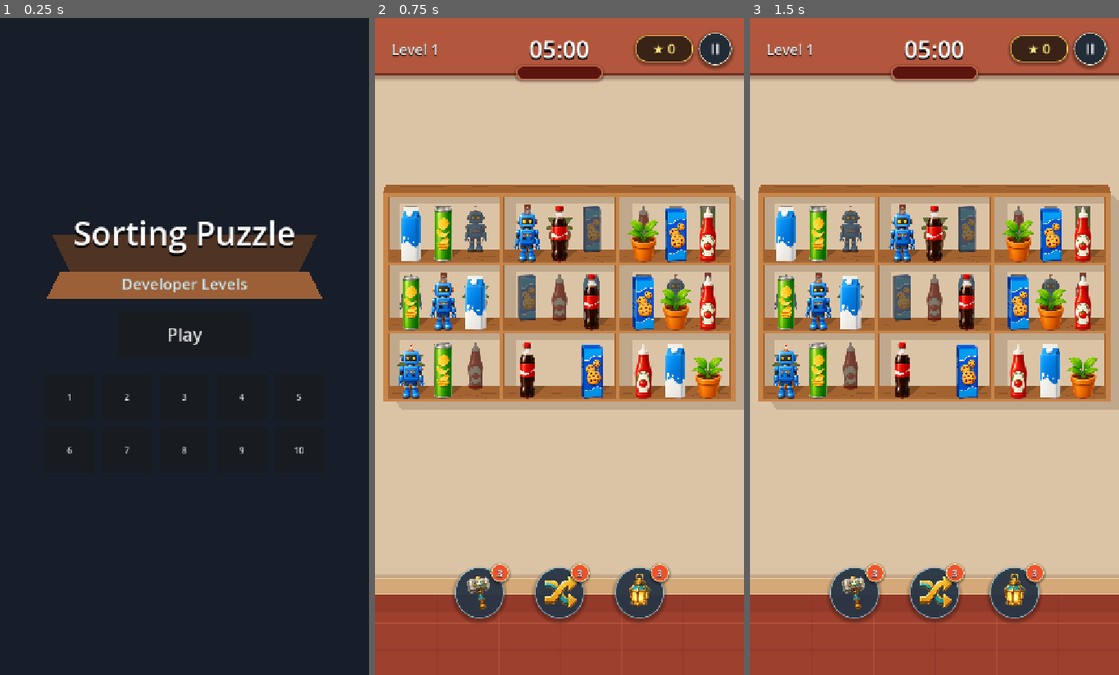
Above: before the commit, frames 1-3 (left to right).
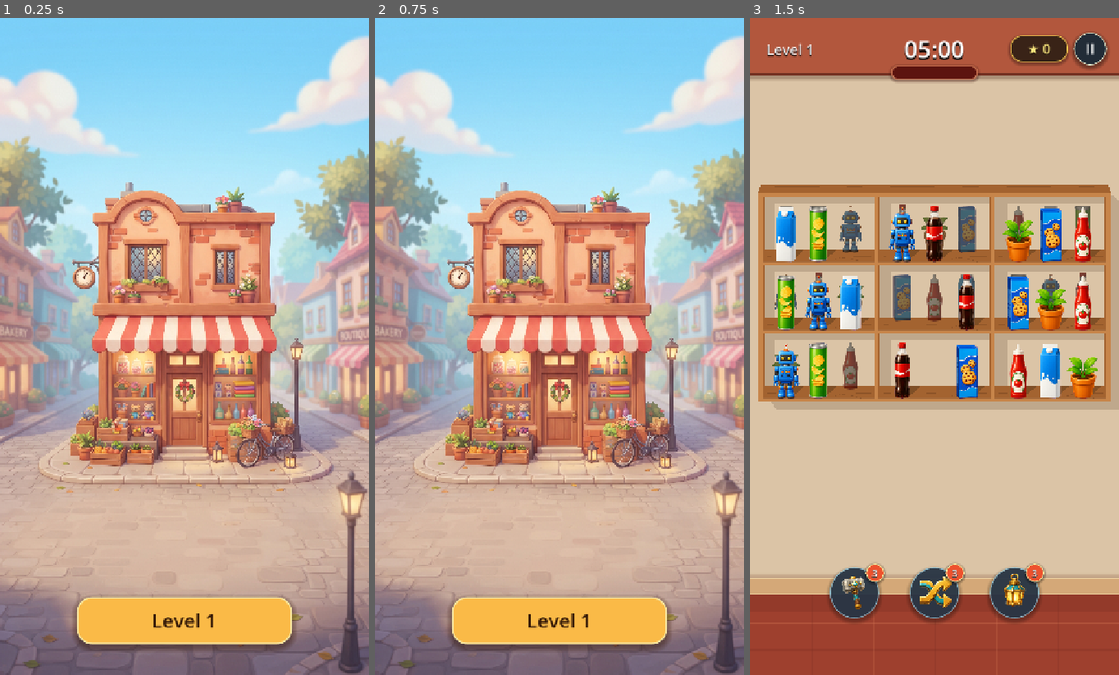
Above: after the commit, the same moments.

Repository: vladeque/sorting-puzzle
Game: Godot game, scene res://scenes/main_menu.tscn
The game is run twice, just before and just after one commit, with the same random seed, the same clock (stepped at 60 frames per second) and the same inputs.
Inputs (mouse positions are in pixels of both pictures, inside the frame that each line leads up to):
- Up to frame 1 (0.25 s): no input
- Up to frame 2 (0.75 s): click (445, 399) at 0.5 s, where only the run before the commit has a clickable "1"
- Up to frame 3 (1.5 s): click (934, 622) at 1.25 s, where only the run after the commit has a clickable "Level 1"

The runs differ from the first frame. In frame 1, 100% of the frame differs, in the area x 0-100%, y 0-100%; in frame 2, 83%; in frame 3, nothing differs.

Commit message:
Split production and testing menus

Diff:
--- a/scenes/main_menu.tscn
+++ b/scenes/main_menu.tscn
@@ -1,80 +1,113 @@
-[gd_scene load_steps=2 format=3]
+[gd_scene load_steps=7 format=3]
 
-[ext_resource type="Script" path="res://scripts/main_menu.gd" id="1_main_menu_script"]
+[ext_resource type="Texture2D" uid="uid://dwm7nk7sd3tou" path="res://assets/backgrounds/main_menu.jpeg" id="1_background"]
+[ext_resource type="Script" path="res://scripts/production_main_menu.gd" id="2_menu_script"]
 
-[node name="MainMenu" type="Control"]
+[sub_resource type="StyleBoxFlat" id="StyleBoxFlat_level_button_normal"]
+bg_color = Color(0.98, 0.73, 0.28, 1)
+border_width_left = 3
+border_width_top = 3
+border_width_right = 3
+border_width_bottom = 3
+border_color = Color(1, 0.94, 0.65, 0.95)
+corner_radius_top_left = 28
+corner_radius_top_right = 28
+corner_radius_bottom_right = 28
+corner_radius_bottom_left = 28
+shadow_color = Color(0.2, 0.08, 0.02, 0.42)
+shadow_size = 12
+shadow_offset = Vector2(0, 6)
+
+[sub_resource type="StyleBoxFlat" id="StyleBoxFlat_level_button_pressed"]
+bg_color = Color(0.82, 0.48, 0.15, 1)
+border_width_left = 3
+border_width_top = 3
+border_width_right = 3
+border_width_bottom = 3
+border_color = Color(1, 0.88, 0.48, 1)
+corner_radius_top_left = 28
+corner_radius_top_right = 28
+corner_radius_bottom_right = 28
+corner_radius_bottom_left = 28
+shadow_color = Color(0.16, 0.05, 0.01, 0.32)
+shadow_size = 8
+shadow_offset = Vector2(0, 4)
+
+[sub_resource type="StyleBoxFlat" id="StyleBoxFlat_level_button_hover"]
+bg_color = Color(1, 0.8, 0.35, 1)
+border_width_left = 3
+border_width_top = 3
+border_width_right = 3
+border_width_bottom = 3
+border_color = Color(1, 0.96, 0.72, 1)
+corner_radius_top_left = 28
+corner_radius_top_right = 28
+corner_radius_bottom_right = 28
+corner_radius_bottom_left = 28
+shadow_color = Color(0.2, 0.08, 0.02, 0.42)
+shadow_size = 12
+shadow_offset = Vector2(0, 6)
+
+[sub_resource type="StyleBoxFlat" id="StyleBoxFlat_level_button_disabled"]
+bg_color = Color(0.34, 0.34, 0.34, 0.8)
+border_width_left = 3
+border_width_top = 3
+border_width_right = 3
+border_width_bottom = 3
+border_color = Color(0.8, 0.8, 0.8, 0.45)
+corner_radius_top_left = 28
+corner_radius_top_right = 28
+corner_radius_bottom_right = 28
+corner_radius_bottom_left = 28
+
+[node name="ProductionMainMenu" type="Control"]
 layout_mode = 3
 anchors_preset = 15
 anchor_right = 1.0
 anchor_bottom = 1.0
 grow_horizontal = 2
 grow_vertical = 2
-script = ExtResource("1_main_menu_script")
+script = ExtResource("2_menu_script")
 
-[node name="Background" type="ColorRect" parent="."]
+[node name="Background" type="TextureRect" parent="."]
 layout_mode = 1
 anchors_preset = 15
 anchor_right = 1.0
 anchor_bottom = 1.0
 grow_horizontal = 2
 grow_vertical = 2
-color = Color(0.09, 0.12, 0.16, 1)
+mouse_filter = 2
+texture = ExtResource("1_background")
+expand_mode = 1
+stretch_mode = 6
 
-[node name="ShelfBackdrop" type="Polygon2D" parent="."]
-position = Vector2(360, 465)
-color = Color(0.31, 0.2, 0.14, 1)
-polygon = PackedVector2Array(-258, -42, 258, -42, 220, 36, -220, 36)
+[node name="BottomBar" type="MarginContainer" parent="."]
+unique_name_in_owner = true
+layout_mode = 1
+anchors_preset = 12
+anchor_top = 1.0
+anchor_right = 1.0
+anchor_bottom = 1.0
+offset_left = 48.0
+offset_top = -160.0
+offset_right = -48.0
+offset_bottom = -52.0
+grow_horizontal = 2
+grow_vertical = 0
 
-[node name="ShelfLip" type="Polygon2D" parent="."]
-position = Vector2(360, 514)
-color = Color(0.61, 0.38, 0.22, 1)
-polygon = PackedVector2Array(-242, -20, 242, -20, 270, 34, -270, 34)
-
-[node name="Content" type="VBoxContainer" parent="."]
-layout_mode = 1
-anchors_preset = 8
-anchor_left = 0.5
-anchor_top = 0.5
-anchor_right = 0.5
-anchor_bottom = 0.5
-offset_left = -280.0
-offset_top = -368.0
-offset_right = 280.0
-offset_bottom = 348.0
-grow_horizontal = 2
-grow_vertical = 2
-theme_override_constants/separation = 34
-alignment = 1
-
-[node name="Title" type="Label" parent="Content"]
-layout_mode = 2
-theme_override_colors/font_color = Color(1, 1, 1, 1)
-theme_override_colors/font_shadow_color = Color(0, 0, 0, 0.8)
-theme_override_constants/shadow_offset_x = 0
-theme_override_constants/shadow_offset_y = 5
-theme_override_font_sizes/font_size = 64
-text = "Sorting Puzzle"
-horizontal_alignment = 1
-
-[node name="SelectorLabel" type="Label" parent="Content"]
-layout_mode = 2
-theme_override_colors/font_color = Color(0.78, 0.9, 0.93, 1)
-theme_override_font_sizes/font_size = 30
-text = "Level 1"
-horizontal_alignment = 1
-
-[node name="PlayButton" type="Button" parent="Content"]
+[node name="LevelButton" type="Button" parent="BottomBar"]
 unique_name_in_owner = true
-custom_minimum_size = Vector2(260, 88)
+custom_minimum_size = Vector2(420, 92)
 layout_mode = 2
 size_flags_horizontal = 4
-theme_override_font_sizes/font_size = 34
-text = "Play"
-
-[node name="LevelGrid" type="GridContainer" parent="Content"]
-unique_name_in_owner = true
-layout_mode = 2
-size_flags_horizontal = 4
-theme_override_constants/h_separation = 16
-theme_override_constants/v_separation = 16
-columns = 5
+size_flags_vertical = 4
+theme_override_colors/font_color = Color(0.18, 0.08, 0.02, 1)
+theme_override_colors/font_pressed_color = Color(0.12, 0.05, 0.01, 1)
+theme_override_colors/font_hover_color = Color(0.18, 0.08, 0.02, 1)
+theme_override_colors/font_disabled_color = Color(0.86, 0.86, 0.86, 0.7)
+theme_override_font_sizes/font_size = 38
+theme_override_styles/normal = SubResource("StyleBoxFlat_level_button_normal")
+theme_override_styles/hover = SubResource("StyleBoxFlat_level_button_hover")
+theme_override_styles/pressed = SubResource("StyleBoxFlat_level_button_pressed")
+theme_override_styles/disabled = SubResource("StyleBoxFlat_level_button_disabled")
+text = "Level 1"
--- /dev/null
+++ b/scenes/main_menu_testing.tscn
@@ -0,0 +1,80 @@
+[gd_scene load_steps=2 format=3]
+
+[ext_resource type="Script" path="res://scripts/main_menu.gd" id="1_main_menu_script"]
+
+[node name="MainMenu" type="Control"]
+layout_mode = 3
+anchors_preset = 15
+anchor_right = 1.0
+anchor_bottom = 1.0
+grow_horizontal = 2
+grow_vertical = 2
+script = ExtResource("1_main_menu_script")
+
+[node name="Background" type="ColorRect" parent="."]
+layout_mode = 1
+anchors_preset = 15
+anchor_right = 1.0
+anchor_bottom = 1.0
+grow_horizontal = 2
+grow_vertical = 2
+color = Color(0.09, 0.12, 0.16, 1)
+
+[node name="ShelfBackdrop" type="Polygon2D" parent="."]
+position = Vector2(360, 465)
+color = Color(0.31, 0.2, 0.14, 1)
+polygon = PackedVector2Array(-258, -42, 258, -42, 220, 36, -220, 36)
+
+[node name="ShelfLip" type="Polygon2D" parent="."]
+position = Vector2(360, 514)
+color = Color(0.61, 0.38, 0.22, 1)
+polygon = PackedVector2Array(-242, -20, 242, -20, 270, 34, -270, 34)
+
+[node name="Content" type="VBoxContainer" parent="."]
+layout_mode = 1
+anchors_preset = 8
+anchor_left = 0.5
+anchor_top = 0.5
+anchor_right = 0.5
+anchor_bottom = 0.5
+offset_left = -280.0
+offset_top = -368.0
+offset_right = 280.0
+offset_bottom = 348.0
+grow_horizontal = 2
+grow_vertical = 2
+theme_override_constants/separation = 34
+alignment = 1
+
+[node name="Title" type="Label" parent="Content"]
+layout_mode = 2
+theme_override_colors/font_color = Color(1, 1, 1, 1)
+theme_override_colors/font_shadow_color = Color(0, 0, 0, 0.8)
+theme_override_constants/shadow_offset_x = 0
+theme_override_constants/shadow_offset_y = 5
+theme_override_font_sizes/font_size = 64
+text = "Sorting Puzzle"
+horizontal_alignment = 1
+
+[node name="SelectorLabel" type="Label" parent="Content"]
+layout_mode = 2
+theme_override_colors/font_color = Color(0.78, 0.9, 0.93, 1)
+theme_override_font_sizes/font_size = 30
+text = "Level 1"
+horizontal_alignment = 1
+
+[node name="PlayButton" type="Button" parent="Content"]
+unique_name_in_owner = true
+custom_minimum_size = Vector2(260, 88)
+layout_mode = 2
+size_flags_horizontal = 4
+theme_override_font_sizes/font_size = 34
+text = "Play"
+
+[node name="LevelGrid" type="GridContainer" parent="Content"]
+unique_name_in_owner = true
+layout_mode = 2
+size_flags_horizontal = 4
+theme_override_constants/h_separation = 16
+theme_override_constants/v_separation = 16
+columns = 5
--- a/scripts/level.gd
+++ b/scripts/level.gd
@@ -84,6 +84,7 @@
 @export_range(-40.0, 6.0, 0.5) var triple_clear_volume_db := -5.0
 @export_range(1, 10, 1) var selected_level := 1
 @export var launched_from_dev_mode := false
+@export_file("*.tscn") var return_menu_scene_path := MAIN_MENU_SCENE
 
 var _slots: Array[Node2D] = []
 var _item_textures: Dictionary = {}
@@ -1470,10 +1471,11 @@
 func _return_to_main_menu() -> void:
 	_level_paused = false
 	_returning_to_menu = true
-	var error := get_tree().change_scene_to_file(MAIN_MENU_SCENE)
+	var menu_scene_path := return_menu_scene_path if return_menu_scene_path != "" else MAIN_MENU_SCENE
+	var error := get_tree().change_scene_to_file(menu_scene_path)
 	if error != OK:
 		_returning_to_menu = false
-		push_error("Could not return to main menu: %s" % MAIN_MENU_SCENE)
+		push_error("Could not return to main menu: %s" % menu_scene_path)
 
 
 func _advance_after_completion() -> void:
@@ -1501,6 +1503,7 @@
 	var level_scene := level_scene_resource.instantiate()
 	level_scene.selected_level = level_number
 	level_scene.launched_from_dev_mode = dev_mode
+	level_scene.return_menu_scene_path = return_menu_scene_path
 
 	var tree := get_tree()
 	var current_scene := tree.current_scene
--- a/scripts/main_menu.gd
+++ b/scripts/main_menu.gd
@@ -4,6 +4,7 @@
 const MIN_LEVEL := 1
 const MAX_LEVEL := 10
 const DEV_LEVEL_SELECT_SETTING := "application/config/dev_level_select_enabled"
+const TESTING_MENU_SCENE := "res://scenes/main_menu_testing.tscn"
 
 @onready var _selector_label := $Content/SelectorLabel as Label
 @onready var _play_button := %PlayButton as Button
@@ -61,6 +62,7 @@
 	var level_scene := LEVEL_SCENE.instantiate()
 	level_scene.selected_level = level_number
 	level_scene.launched_from_dev_mode = launched_from_dev_mode
+	level_scene.return_menu_scene_path = TESTING_MENU_SCENE
 
 	var tree := get_tree()
 	var current_scene := tree.current_scene
--- /dev/null
+++ b/scripts/production_main_menu.gd
@@ -0,0 +1,92 @@
+extends Control
+
+const LEVEL_SCENE := preload("res://level.tscn")
+const MIN_LEVEL := 1
+const MAX_LEVEL := 10
+const PRODUCTION_MENU_SCENE := "res://scenes/main_menu.tscn"
+const BOTTOM_BAR_HEIGHT := 160.0
+const BOTTOM_MARGIN := 52.0
+const SIDE_MARGIN := 48.0
+const LEVEL_BUTTON_MAX_WIDTH := 420.0
+
+@onready var _bottom_bar := %BottomBar as MarginContainer
+@onready var _level_button := %LevelButton as Button
+
+
+func _ready() -> void:
+	PlayerProgress.load_progress()
+	_level_button.pressed.connect(_launch_campaign_level)
+	get_viewport().size_changed.connect(_apply_responsive_layout)
+	_update_level_button()
+	_apply_responsive_layout()
+
+
+func _apply_responsive_layout() -> void:
+	var viewport_size := get_viewport_rect().size
+	if viewport_size.x <= 0.0 or viewport_size.y <= 0.0:
+		return
+
+	var safe_margins := _get_safe_area_margins(viewport_size)
+	_bottom_bar.anchor_left = 0.0
+	_bottom_bar.anchor_top = 1.0
+	_bottom_bar.anchor_right = 1.0
+	_bottom_bar.anchor_bottom = 1.0
+	_bottom_bar.offset_left = safe_margins.x + SIDE_MARGIN
+	_bottom_bar.offset_top = -(BOTTOM_BAR_HEIGHT + maxf(safe_margins.w, 0.0))
+	_bottom_bar.offset_right = -(safe_margins.z + SIDE_MARGIN)
+	_bottom_bar.offset_bottom = -(BOTTOM_MARGIN + maxf(safe_margins.w, 0.0))
+
+	var available_width := maxf(viewport_size.x - safe_margins.x - safe_margins.z - SIDE_MARGIN * 2.0, 1.0)
+	var button_minimum_size := _level_button.custom_minimum_size
+	button_minimum_size.x = minf(LEVEL_BUTTON_MAX_WIDTH, available_width)
+	_level_button.custom_minimum_size = button_minimum_size
+
+
+func _get_safe_area_margins(viewport_size: Vector2) -> Vector4:
+	var window_size := Vector2(DisplayServer.window_get_size())
+	var safe_area := DisplayServer.get_display_safe_area()
+	if window_size.x <= 0.0 or window_size.y <= 0.0 or safe_area.size.x <= 0 or safe_area.size.y <= 0:
+		return Vector4.ZERO
+
+	var scale := Vector2(viewport_size.x / window_size.x, viewport_size.y / window_size.y)
+	var safe_end := safe_area.position + safe_area.size
+	return Vector4(
+		maxf(float(safe_area.position.x) * scale.x, 0.0),
+		maxf(float(safe_area.position.y) * scale.y, 0.0),
+		maxf(float(window_size.x - safe_end.x) * scale.x, 0.0),
+		maxf(float(window_size.y - safe_end.y) * scale.y, 0.0)
+	)
+
+
+func _update_level_button() -> void:
+	var current_level := PlayerProgress.get_current_level()
+	var has_level_to_play := current_level >= MIN_LEVEL and current_level <= MAX_LEVEL and _level_config_exists(current_level)
+	if has_level_to_play:
+		_level_button.text = "Level %d" % current_level
+		_level_button.disabled = false
+	else:
+		_level_button.text = "Complete"
+		_level_button.disabled = true
+
+
+func _launch_campaign_level() -> void:
+	var current_level := PlayerProgress.get_current_level()
+	if current_level < MIN_LEVEL or current_level > MAX_LEVEL or not _level_config_exists(current_level):
+		return
+
+	var level_scene := LEVEL_SCENE.instantiate()
+	level_scene.selected_level = current_level
+	level_scene.launched_from_dev_mode = false
+	level_scene.return_menu_scene_path = PRODUCTION_MENU_SCENE
+
+	var tree := get_tree()
+	var current_scene := tree.current_scene
+	tree.root.add_child(level_scene)
+	tree.current_scene = level_scene
+
+	if current_scene != null:
+		current_scene.queue_free()
+
+
+func _level_config_exists(level_number: int) -> bool:
+	return FileAccess.file_exists("res://configs/levels/level_%03d.json" % level_number)
Binary file added: assets/backgrounds/main_menu.jpeg
Not shown, added: assets/backgrounds/main_menu.jpeg.import
Not shown, changed: docs/PROJECT_MAP.md
Not shown, changed: docs/SCENES.md
Not shown, changed: docs/SCRIPTS.md
